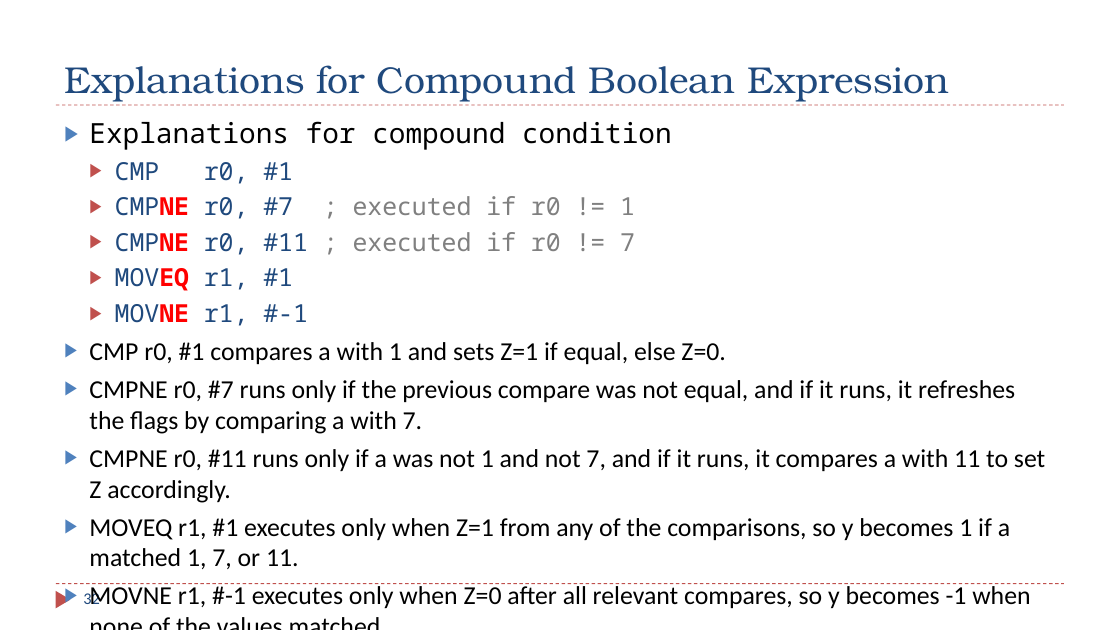
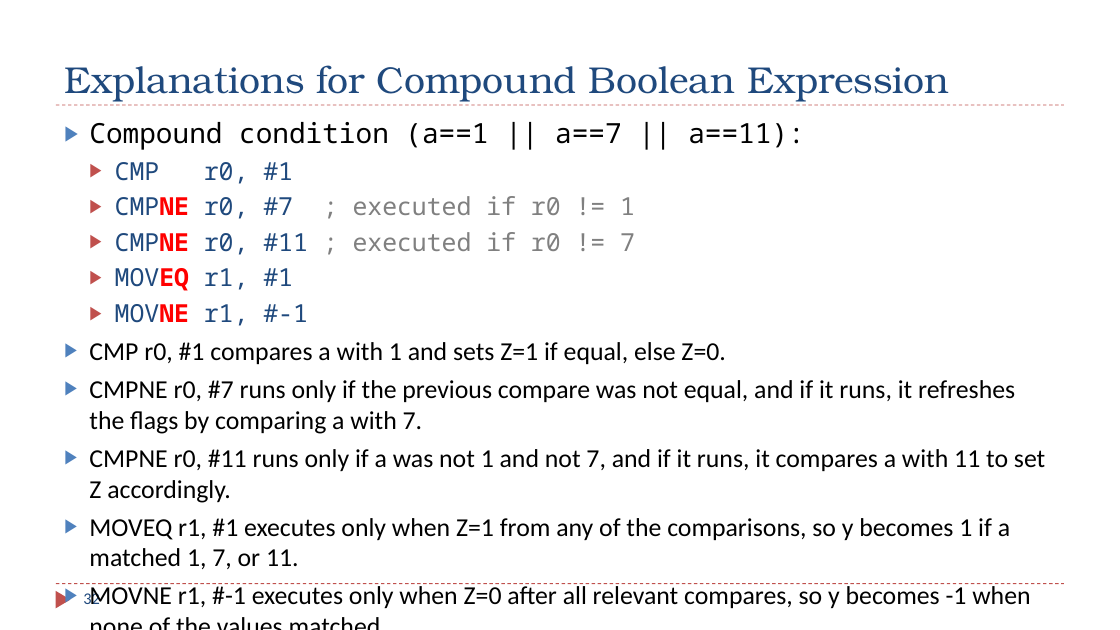
Before and after one commit to guhofstra/CSC111Fa25, a slide deck: slide 32 of PPTs/Ch6_ARM_Control_Flow.pptx. Drawn at 1120x630 pixels with LibreOffice and Linux fonts; fonts in the diff are those of the drawing. Boxes give left, top, right and bottom in pixels: in the first picture for what was removed or moved away, otherwise in the second. Text is boxed around its words. In the diff, an @@ line names an element or a change of style, - is before the commit and + after.

```diff
--- a/PPTs/Ch6_ARM_Control_Flow.pptx
+++ b/PPTs/Ch6_ARM_Control_Flow.pptx
@@ text at (89, 122, 805, 150): text changed @@
-▶ Explanations for compound condition
+▶ Compound condition (a==1 || a==7 || a==11):
```
Also in this commit, not shown: 2 other slides changed, 10 other files.
